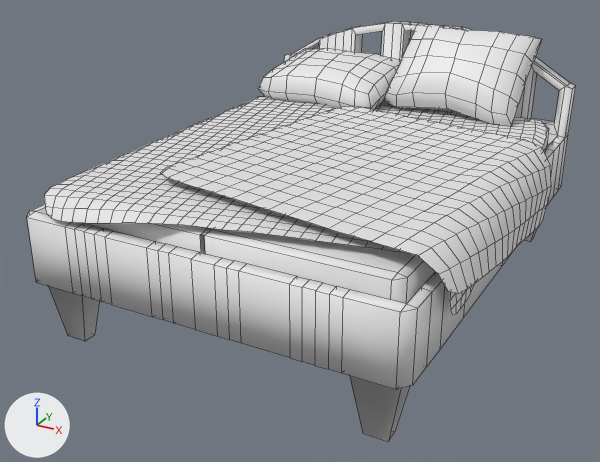
The FBX model Assets/Models/HG_Models/bed.fbx, before and after one commit.
Camera for both pictures: a 50 mm camera at (1.81, -3.82, 1.41) aimed at (-0.1, -0.35, -0.33). The axes (+X, +Y, +Z) are drawn at lower left. The lights are the same throughout. Mesh edges are drawn as thin lines. Vertices at the same position are counted once.

The scene before the commit, as lines of its bpy script (objects in view):
```python
me_cube_009 = bpy.data.meshes.new('Cube.009')
me_cube_009.from_pydata(...)  # 2248 vertices, 2151 faces; spans x -1.01..1.03, y -1.42..1.12, z -0.67..0.55
ob_bed = bpy.data.objects.new('Bed', me_cube_009)
ob_bed.location = (0.0, 0.0, 0.0)
```
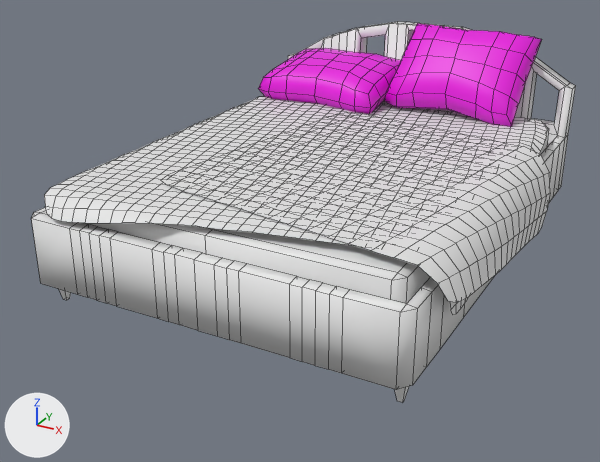
Changed parts and their boxes [x1, y1, x2, y2] in the pictures (600 x 462 px; the box of a moved part takes in the faces that stretch with it):
'Bed', reshaped (9% shorter)
    before: [27, 21, 576, 441]
    after: [31, 21, 576, 403]
part 1 of me_cube_009, moved or reshaped
    before: [160, 106, 551, 294]
    after: [161, 113, 550, 303]
part 2 of me_cube_009, moved or reshaped
    before: [27, 21, 444, 341]
    after: [31, 21, 444, 336]
part 3 of me_cube_009, moved or reshaped (not visible afterwards)
    before: [523, 230, 536, 242]
part 4 of me_cube_009, moved or reshaped
    before: [350, 376, 409, 441]
    after: [395, 386, 409, 403]
part 5 of me_cube_009, recoloured (white to pink)
    both: [258, 23, 542, 127]

What changed in the scene script:
```text
Add mat_default:
    mat_default = principled_material('Default')
    mat_default.base_color = (0.8, 0.8, 0.8)  # white #e7e7e7
Add mat_pillow:
    mat_pillow = principled_material('pillow')
    mat_pillow.base_color = (0.8, 0.0, 0.725)  # pink #e700dd
Change me_cube_009:
    used by ob_bed; location = (0.0, 0.0, 0.0)
    remove me_cube_009.from_pydata(...)  # 2248 vertices, 2151 faces; spans x -1.01..1.03, y -1.42..1.12, z -0.67..0.55
    add me_cube_009.from_pydata(...)  # 2258 vertices, 2158 faces; spans x -1.01..1.03, y -1.42..1.12, z -0.49..0.55
    me_cube_009 part 1: the loose piece of 289 vertices spanning x -0.49..1.03, y -1.27..0.47, z -0.25..0.14 is moved by (0.0, 0.0, -0.04), in mat_default (white #e7e7e7)
    me_cube_009 part 2: 307 vertices moved from x -0.95..-0.01, y -1.41..1.12, z -0.36..0.52 to x -0.93..0.0, y -1.41..1.12, z -0.36..0.52; 52 vertices removed from x -0.95..-0.01, y -1.35..1.11, z -0.67..0.49; 54 vertices added at x -0.93..0.0, y -1.35..1.1, z -0.49..0.49
    me_cube_009 part 3: 4 vertices removed from x 0.72..0.82, y 0.86..0.92, z -0.67; 8 vertices added at x 0.82..0.9, y 0.96..1.04, z -0.49..-0.33
    me_cube_009 part 4: 4 vertices removed from x 0.72..0.83, y -1.31..-1.24, z -0.67; 8 vertices added at x 0.82..0.9, y -1.32..-1.24, z -0.49..-0.33
    me_cube_009 part 5: 176 faces spanning x -0.87..0.72, y 0.46..1.06, z 0.05..0.55 switch from no material to mat_pillow (pink #e700dd)
    add me_cube_009.materials.append(mat_default)  # white #e7e7e7
```
